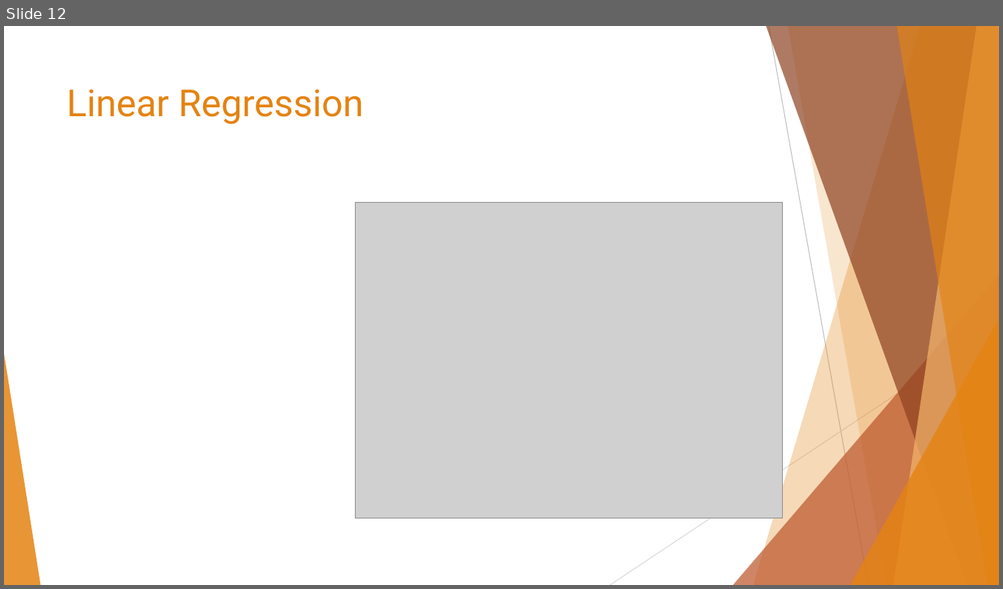
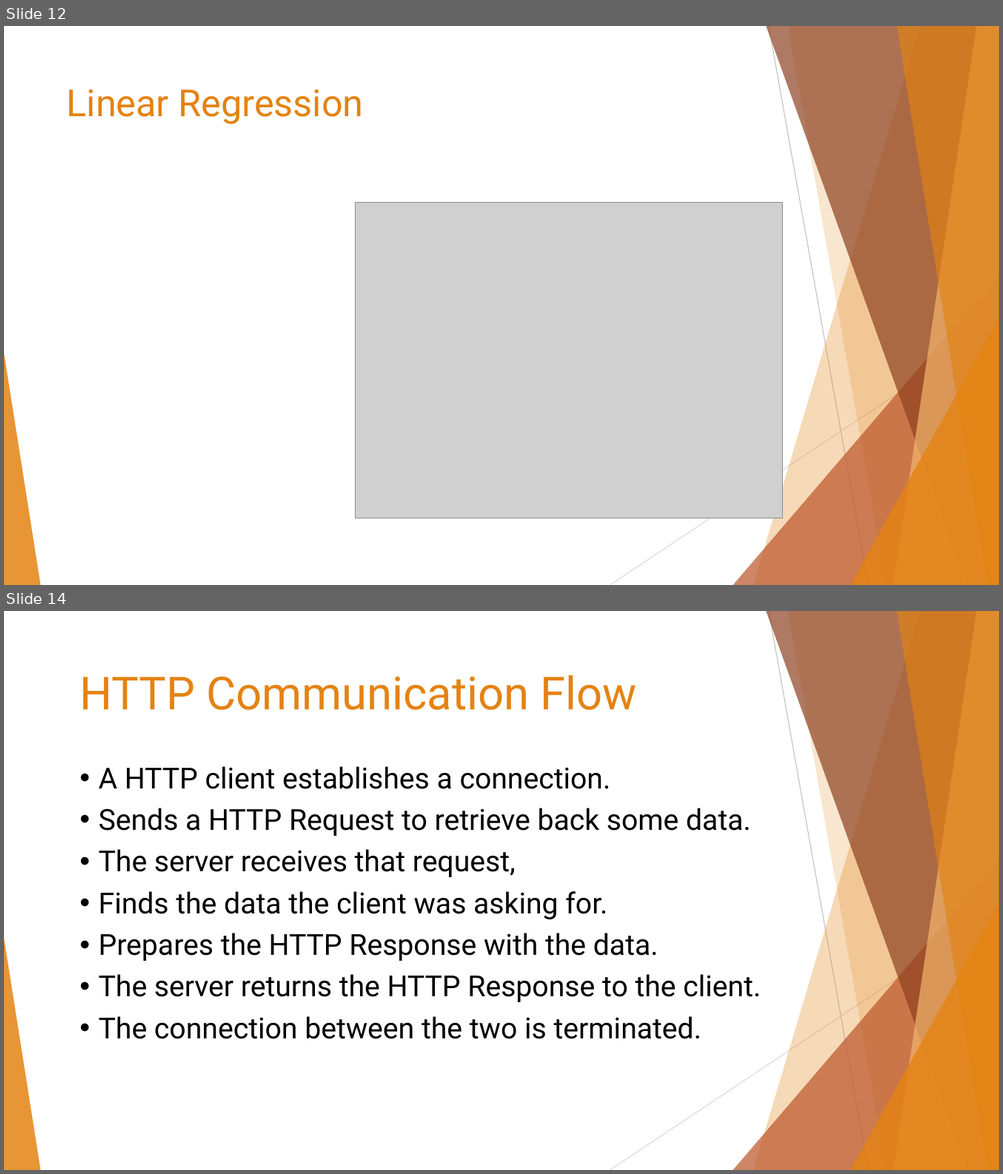
Before and after one commit to data-max-hq/workshop-epoka, a slide deck: Presentations/Introduction to Machine Learning.pptx. Shown one above the other, each under a label of ours: slide 12 before the commit, slides 12 and 14 after it; the slides between them are not shown. The pictures are 1003x589 and 1003x1174 pixels, drawn with LibreOffice and Linux fonts; fonts in the diff are those of the drawing; grey boxes stand for pictures. Boxes give left, top, right and bottom in pixels: in the first picture for what was removed or moved away, otherwise in the second. Text is boxed around its words. In the diff, an @@ line names an element or a change of style, - is before the commit and + after.

```diff
--- a/Presentations/Introduction to Machine Learning.pptx
+++ b/Presentations/Introduction to Machine Learning.pptx
@@ slide 14 added at bbox=[4, 611, 999, 1170], background #FFFFFF; not listed: 10 template elements that a slide beside it also shows @@
@@ text added at bbox=[79, 675, 637, 710], 44 pt, text #E48312 @@
+HTTP Communication Flow
@@ text added at bbox=[99, 766, 760, 1039], 28 pt, text #000000 @@
+• A HTTP client establishes a connection.
+• Sends a HTTP Request to retrieve back some data.
+• The server receives that request,
+• Finds the data the client was asking for.
+• Prepares the HTTP Response with the data.
+• The server returns the HTTP Response to the client.
+• The connection between the two is terminated.
```
Also in this commit, not shown: 7 other slides added, 1 other file.
